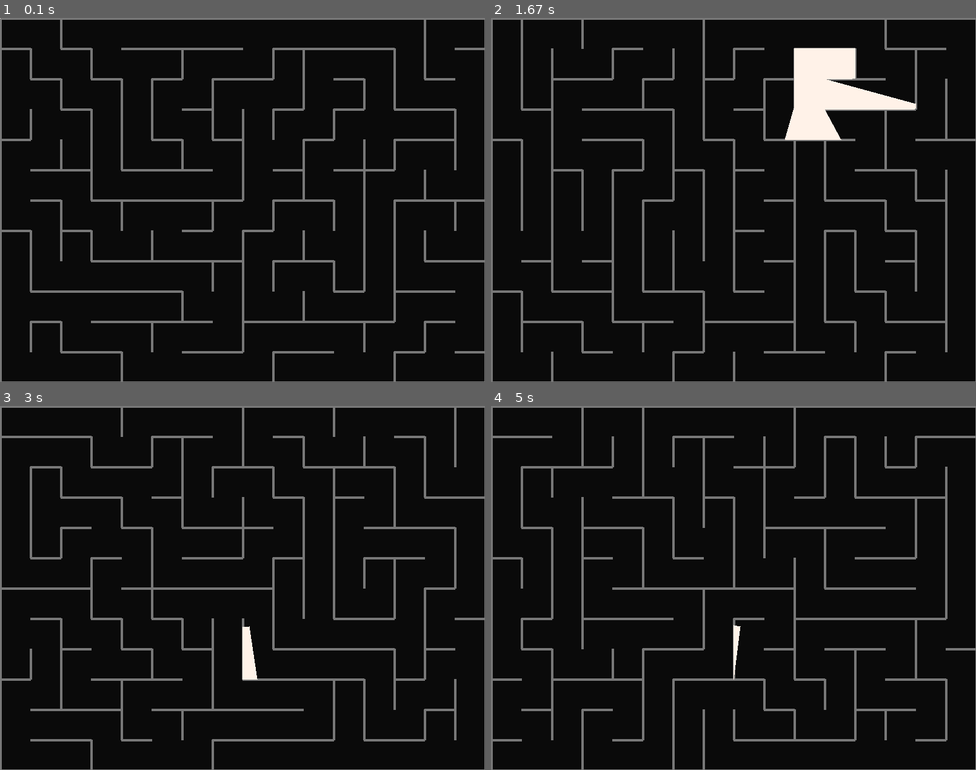
Above: before the commit, frames 1-4 (two rows, left to right).
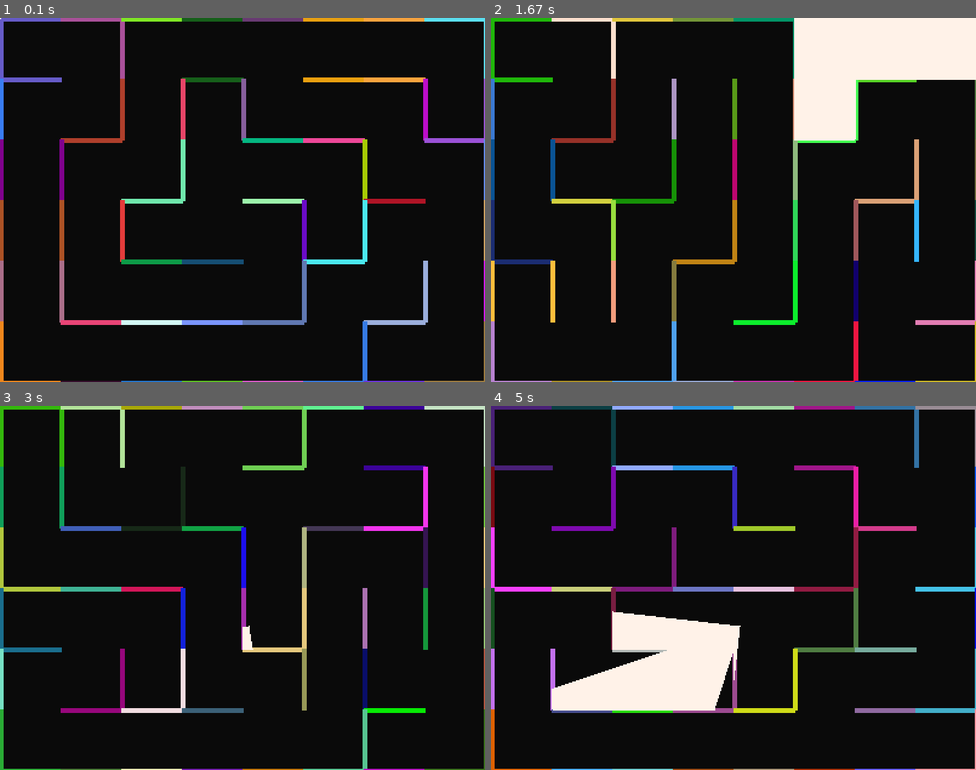
Above: after the commit, the same moments.

Repository: vicdenz/raycasting-pygame
Game: pygame game, started from main.py
Same seed, same stepped clock (60 frames per second), same inputs: the game is played once before the commit and once after it.
Inputs (mouse positions are in pixels of both pictures, inside the frame that each line leads up to):
- Up to frame 1 (0.1 s): no input
- Up to frame 2 (1.67 s): hold Right 0.33-0.8 s; move the mouse to (714, 214) at 0.37 s; hold Up 0.83-1.13 s; move the mouse to (617, 203) at 0.87 s; tap Space at 0.9, 1.23, 1.53 s; hold Right 1.17-1.63 s; move the mouse to (806, 72) at 1.2 s
- Up to frame 3 (3 s): hold Left 1.67-2.2 s; move the mouse to (252, 464) at 1.7 s; tap Space at 1.73, 2.03, 2.3, 2.97 s; hold Down 2.23-2.53 s; move the mouse to (247, 624) at 2.27 s; tap P at 2.57 s; hold Left from 2.9 s (still down); move the mouse to (368, 555) at 2.93 s
- Up to frame 4 (5 s): tap Space at 3.27, 3.4, 3.8, 4.1, 4.47, 4.87 s; release Left at 3.3 s; hold Up 3.33-3.7 s; move the mouse to (908, 558) at 3.37 s; hold Right 3.73-4.37 s; move the mouse to (903, 660) at 3.77 s; hold Down 4.4-4.77 s; move the mouse to (752, 573) at 4.43 s; hold Left from 4.8 s (still down); move the mouse to (626, 522) at 4.83 s

The runs differ from the first frame. In frame 1, 13% of the frame differs, in the area x 0-100%, y 0-100%; in frame 2, 18%; in frame 3, 13%; in frame 4, 19%.

Commit message:
I give up on improvments. Imma try 3d visualisation

Diff:
--- a/const.py
+++ b/const.py
@@ -1,4 +1,5 @@
-WIDTH, HEIGHT = 800, 600
+WIDTH, HEIGHT = 400, 300
+SCREEN_SIZE = (WIDTH*2, HEIGHT*2)
 GRID_SIZE = 50
 
 FPS = 60
--- a/line.py
+++ b/line.py
@@ -1,10 +1,19 @@
 import pygame
 from const import *
-
+import random
 class Line:# a = startpoint, b = endpoint
-    def __init__(self, a, b):
+    def __init__(self, a, b, color=LINE_COLOR, width=4):
         self.a = pygame.Vector2(a)
         self.b = pygame.Vector2(b)
+        self.color = color
+        self.width = width
 
     def draw(self, screen):
-        pygame.draw.line(screen, LINE_COLOR, self.a, self.b, 4)
+        # pygame.draw.line(screen, (random.randint(0, 255), random.randint(0, 255), random.randint(0, 255)), self.a, self.b, 4)
+        pygame.draw.line(screen, self.color, self.a, self.b, self.width)
+
+    def __eq__(self, other):
+        return self.a == other.a and self.b == other.b
+
+    def __str__(self):
+        return str(self.a) + " " + str(self.b)
--- a/main.py
+++ b/main.py
@@ -6,7 +6,8 @@
 from maze import *
 import numpy, math, random
 
-screen = pygame.display.set_mode((WIDTH, HEIGHT))
+screen = pygame.display.set_mode(SCREEN_SIZE)
+display = pygame.Surface((WIDTH, HEIGHT))
 pygame.display.set_caption("RayCasting")
 
 clock = pygame.time.Clock()
@@ -16,54 +17,116 @@
 boundaries = []
 light_area = []
 
+cells = []
+
 player = Player((10, 10), 90, 90)
 
-#m = mouse
-#p = player
 mode = "m"
 
 def randomize_boundaries():
-    global boundaries
+    global boundaries, cells
 
     boundaries = []
+    cells = []
 
     rows = WIDTH//GRID_SIZE
     columns = HEIGHT//GRID_SIZE
     maze = generate_maze(rows, columns, GRID_SIZE, recursive_maze)
 
     for row in maze:
+        c_row = []
         for cell in row:
             line_x = cell.x*cell.size
             line_y = cell.y*cell.size
 
+            new_lines = {}
             if cell.walls[N]:
-                a, b = (line_x, line_y), (line_x+cell.size, line_y)
-                for boundary in boundaries:
-                    if boundary.a == a and boundary.b == b:
-                        break
-                else:
-                    boundaries.append(Line(a, b))
+                a, b = Cell.direction_to_coord(N, line_x, line_y, cell.size)
+                new_line = Line(a, b)
+
+                if new_line not in boundaries:
+                    new_lines[N] = new_line
             if cell.walls[W]:
-                a, b = (line_x+cell.size, line_y), (line_x+cell.size, line_y+cell.size)
-                for boundary in boundaries:
-                    if boundary.a == a and boundary.b == b:
-                        break
-                else:
-                    boundaries.append(Line(a, b))
+                a, b = Cell.direction_to_coord(W, line_x, line_y, cell.size)
+                new_line = Line(a, b)
+
+                if new_line not in boundaries:
+                    new_lines[W] = new_line
             if cell.walls[S]:
-                a, b = (line_x, line_y+cell.size), (line_x+cell.size, line_y+cell.size)
-                for boundary in boundaries:
-                    if boundary.a == a and boundary.b == b:
-                        break
-                else:
-                    boundaries.append(Line(a, b))
+                a, b = Cell.direction_to_coord(S, line_x, line_y, cell.size)
+                new_line = Line(a, b)
+
+                if new_line not in boundaries:
+                    new_lines[S] = new_line
             if cell.walls[E]:
-                a, b = (line_x, line_y), (line_x, line_y+cell.size)
-                for boundary in boundaries:
-                    if boundary.a == a and boundary.b == b:
-                        break
-                else:
-                    boundaries.append(Line(a, b))
+                a, b = Cell.direction_to_coord(E, line_x, line_y, cell.size)
+                new_line = Line(a, b)
+
+                if new_line not in boundaries:
+                    new_lines[E] = new_line
+
+            c_cell = []
+            color = (random.randint(0, 255), random.randint(0, 255), random.randint(0, 255))
+            for dir, new_line in new_lines.items():
+                new_line.color = color
+                boundaries.append(new_line)
+                c_cell.append(len(boundaries)-1)
+                # row, col = next_coord(cell.x, cell.y, dir)
+                # a, b = Cell.direction_to_coord(dir, row*cell.size, col*cell.size, cell.size)
+                # opposite_line = Line(a, b)
+                # # print(cell.x, cell.y, row, col)
+                # # print(str(dir), new_line, opposite_line)
+                # # print([str(b) for b in boundaries])
+                # if opposite_line in boundaries:
+                #     boundaries.remove(opposite_line)
+                #     boundaries.append(Line(a, new_line.b))
+                #     print('LOLLLLL')
+                #     # pygame.time.delay(1000)
+                # else:
+                #     boundaries.append(new_line)
+                # # print()
+            c_row.append(c_cell)
+        cells.append(c_row)
+
+    # last_cell = {(0, 0): 0}
+    # visited = []
+    # cx, cy = 0, 0
+    # # walls = {}#[start_point, direction] : boundaries to remove
+    # walls = {}#[start_point, direction] : end_point
+
+    # while len(last_cell) != 0:
+    #     cell = maze[cx][cy]
+
+    #     for dir in directions:
+    #         dx, dy = next_coord(cx, cy, dir)
+
+    #         print(cx, cy, dx, dy)
+    #         dir_cell = maze[dx][dy]
+    #         print((cx, cy), visited)
+    #         if 0 <= dy < len(maze) and 0 <= dx < len(maze[dy]) and (cx, cy) not in visited:
+    #             print('visit')
+    #             print(cell)
+    #             print(dir_cell)
+    #             print()
+    #             if cell.walls[dir] == dir_cell.walls[dir]:
+    #                 print('next')
+    #                 a = cell.get_pos()
+    #                 b = Cell.direction_to_coord(dir, a[0], a[1], cell.size)[1]
+
+    #                 walls[(a, dir)] = b
+    #                 last_cell[(cx, cy)] = (dx, dy)
+    #                 visited.append((cx, cy))
+    #                 cx, cy = dx, dy
+    #                 break
+    #         print(last_cell, walls, dir)
+    #     else:
+    #         print('remove', last_cell)
+    #         cx, cy = list(last_cell.values())[-1]
+    #         last_cell.popitem()
+
+    # print(walls)
+    # for wall in walls:
+    #     boundaries.append(Line(wall[0], walls[wall], (random.randint(0, 255), random.randint(0, 255), random.randint(0, 255))))
 
     # boundaries = [Line((0, 0), (WIDTH, 0)), Line((0, HEIGHT-1), (WIDTH, HEIGHT-1)), Line((0, 0), (0, HEIGHT)), Line((WIDTH-1, 0), (WIDTH-1, HEIGHT))]
 
@@ -75,6 +138,16 @@
 
     #     end_point = (start_point[0] + dir[0] * (GRID_SIZE * random.randint(MIN_LENGTH, WIDTH/GRID_SIZE)), start_point[1] + dir[1] * (GRID_SIZE * random.randint(MIN_LENGTH, WIDTH/GRID_SIZE)))
     #     boundaries.append(Line(start_point, end_point))
+
+def get_neighbours(i, j, rows, columns):
+    neighbours = []
+
+    for x in range(max(0, i-1), min(i+1, rows)+1, 1):
+        for y in range(max(0, j-1), min(j+1, columns)+1, 1):
+            if(x != i or y != j):
+                neighbours.append([x, y])
+
+    return neighbours
 
 def update_light(mode):
     global mouse, player
@@ -87,35 +160,60 @@
     light_area = []
     for ray in rays:
         intersect_points = {}
-        for boundary in boundaries:
+
+        # i = math.floor(ray.pos.y//GRID_SIZE)
+        # j = math.floor(ray.pos.x//GRID_SIZE)
+
+        # row_limit = len(cells)
+        # column_limit = len(cells[0])
+
+        # neighbours = get_neighbours(i, j, row_limit, column_limit)
+        # current_nb = 0
+        # max_nb = len(neighbours)
+
+        # while len(intersect_points) < 3:
+        #     i, j = neighbours[current_nb]
+        #     current_nb += 1
+        #     if current_nb == max_nb:
+        #         break
+
+        #     print(i, j)
+        #     print(list(range(max(0, i-1), min(i+1, row_limit), 1)))
+        #     print(list(range(max(0, j-1), min(j+1, column_limit), 1)))
+        #     for x in range(max(0, i-1), min(i+1, row_limit), 1):
+        #         for y in range(max(0, j-1), min(j+1, column_limit), 1):
+        #             if(x != i or y != j):
+        #                 cell_boundaries = [boundaries[index] for index in cells[x][y]]
+        for boundary in boundaries:#cell_boundaries:
             intersect_point = ray.intersect(boundary)
             if intersect_point:
                 intersect_distance = math.sqrt(math.pow(intersect_point[0]-ray.pos.x, 2)+math.pow(intersect_point[1]-ray.pos.y, 2))
                 intersect_points[intersect_distance] = intersect_point
 
         if len(intersect_points) != 0:
-            closest_distances = sorted(list(intersect_points.keys()))
-
-            light_area.append(intersect_points[closest_distances[0]])
+            closest_distance = sorted(list(intersect_points.keys()))[0]
+            light_area.append(intersect_points[closest_distance])
 
     return light_area
 
 def redrawGameWindow():
-    screen.fill(BG_COLOR)
+    display.fill(BG_COLOR)
 
     for boundary in boundaries:
-        boundary.draw(screen)
+        boundary.draw(display)
 
     if mode == "m":
         # for ray in mouse:
-        #     ray.draw(screen)
-
-        pygame.draw.polygon(screen, RAY_COLOR, light_area)
+        #     ray.draw(display)
+
+        pygame.draw.polygon(display, RAY_COLOR, light_area)
     elif mode == "p":
-        # player.draw(screen)
-
-        pygame.draw.polygon(screen, RAY_COLOR, light_area+[player.pos])
-
+        # player.draw(display)
+
+        pygame.draw.polygon(display, RAY_COLOR, light_area+[player.pos])
+
+    surf = pygame.transform.scale(display, screen.get_size())
+    screen.blit(surf, (0, 0))
     pygame.display.update()
 
 randomize_boundaries()
@@ -141,8 +239,8 @@
 
             mouse_pos = pygame.mouse.get_pos()
             for ray in mouse:
-                ray.pos.x = mouse_pos[0]
-                ray.pos.y = mouse_pos[1]
+                ray.pos.x = mouse_pos[0]/2
+                ray.pos.y = mouse_pos[1]/2
 
     key_pressed = pygame.key.get_pressed()
     retrace = False
--- a/maze.py
+++ b/maze.py
@@ -3,7 +3,7 @@
 import timeit
 
 N, S, E, W = 0, 1, 2, 3
-directions = {N: (0, -1), S: (0, 1), E: (-1, 0), W: (1, 0)}
+directions = {N: (0, -1), S: (0, 1), E: (1, 0), W: (-1, 0)}
 opposite = {N: S, S: N, E: W, W: E}
 
 def next_coord(x, y, adj):
@@ -22,18 +22,38 @@
     def visit(self):
         self.visited = True
 
+    def get_pos(self):
+        return self.x*self.size, self.y*self.size
+
     def draw(self, screen):
-        draw_x = self.x*self.size
-        draw_y = self.y*self.size
+        draw_x, draw_y = self.get_pos()
 
         if self.walls[N]:
-            pygame.draw.line(screen, self.color, (draw_x, draw_y), (draw_x+self.size, draw_y))
+            a, b = Cell.direction_to_coord(N, draw_x, draw_y, self.size)
+            pygame.draw.line(screen, self.color, a, b)
         if self.walls[W]:
-            pygame.draw.line(screen, self.color, (draw_x+self.size, draw_y), (draw_x+self.size, draw_y+self.size))
+            a, b = Cell.direction_to_coord(W, draw_x, draw_y, self.size)
+            pygame.draw.line(screen, self.color, a, b)
         if self.walls[S]:
-            pygame.draw.line(screen, self.color, (draw_x, draw_y+self.size), (draw_x+self.size, draw_y+self.size))
+            a, b = Cell.direction_to_coord(S, draw_x, draw_y, self.size)
+            pygame.draw.line(screen, self.color, a, b)
         if self.walls[E]:
-            pygame.draw.line(screen, self.color, (draw_x, draw_y), (draw_x, draw_y+self.size))
+            a, b = Cell.direction_to_coord(E, draw_x, draw_y, self.size)
+            pygame.draw.line(screen, self.color, a, b)
+
+    @staticmethod
+    def direction_to_coord(dir, x, y, size):
+        if dir == N:
+            return [[x, y], [x+size, y]]
+        if dir == W:
+            return [[x, y], [x, y+size]]
+        if dir == S:
+            return [[x, y+size], [x+size, y+size]]
+        if dir == E:
+            return [[x+size, y], [x+size, y+size]]
+
+    def __str__(self):
+        return f"{self.x}, {self.y}, {self.size}, {self.visited}, {self.walls}"
 
 def recursive_maze(cx, cy, grid):
     adjacent = [N, S, E, W]
@@ -50,7 +70,7 @@
                 recursive_maze(nx, ny, grid)
 
 def generate_maze(width, height, size, method=None, seed=0):
-    if seed != 0:
+    if seed:
         random.seed(seed)
 
     grid = [[Cell(x, y, size) for x in range(width)] for y in range(height)]
